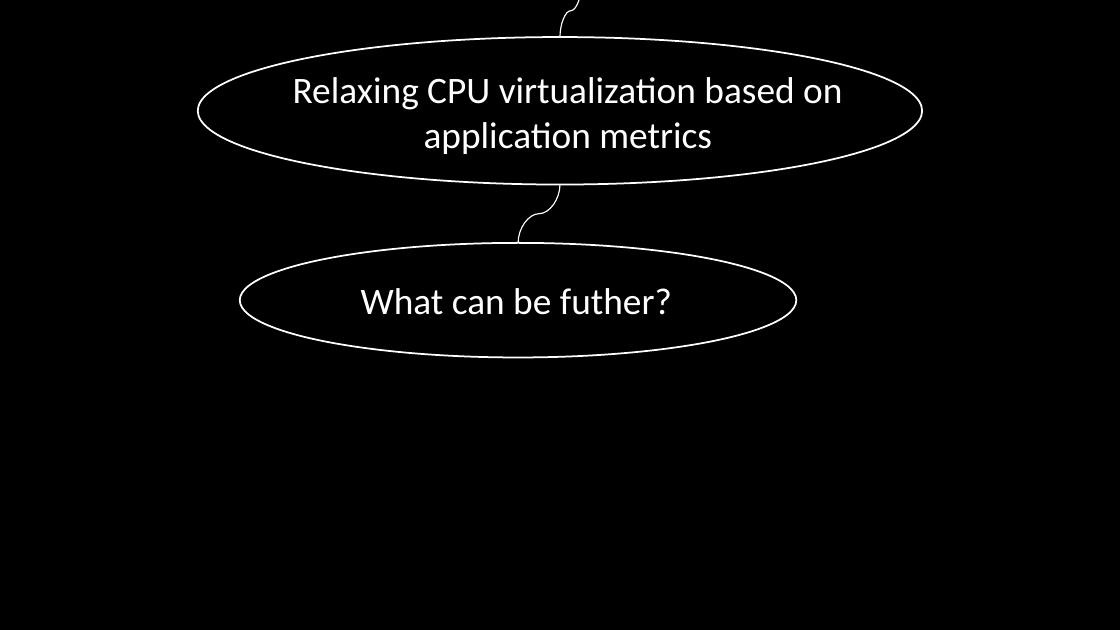
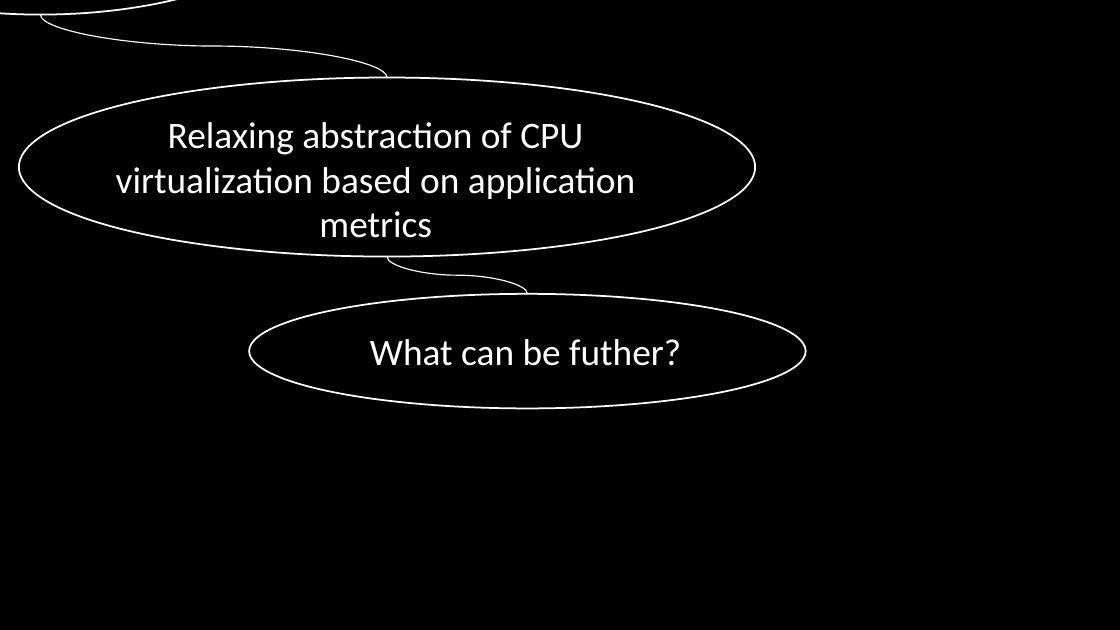
Before and after one commit to minseok127/paper_reviews, a slide deck: slide 26 of operating_system/ghOSt/Shenango.pptx (slide 17 before the commit). Drawn at 1120x630 pixels with LibreOffice and Linux fonts; fonts in the diff are those of the drawing. Boxes give left, top, right and bottom in pixels: in the first picture for what was removed or moved away, otherwise in the second. Text is boxed around its words. In the diff, an @@ line names an element or a change of style, - is before the commit and + after.

```diff
--- a/operating_system/ghOSt/Shenango.pptx
+++ b/operating_system/ghOSt/Shenango.pptx
@@ ellipse added at (0, 0, 310, 15), outline #FFFFFF 1.5 pt @@
@@ curved line added from (40, 14) to (387, 77), #FFFFFF 1 pt @@
@@ curved line removed from (581, 0) to (560, 37) @@
@@ ellipse: place and size @@
-ellipse at (197, 37, 922, 185)
+ellipse at (18, 77, 755, 256)
@@ text at (116, 122, 635, 238): text changed @@
-Relaxing CPU virtualization based on application metrics
+Relaxing abstraction of CPU virtualization based on application metrics
@@ curved line removed from (560, 185) to (518, 243) @@
@@ curved line added from (387, 256) to (528, 294), #FFFFFF 1 pt @@
@@ ellipse: place and size @@
-ellipse at (239, 243, 797, 357)
+ellipse at (250, 294, 807, 408)
@@ text "What can be futher?": place and size @@
-text "What can be futher?" at (361, 288, 672, 315)
+text "What can be futher?" at (370, 339, 681, 366)
```
Also in this commit, not shown: 3 other slides changed, 9 slides added, 3 other files.
